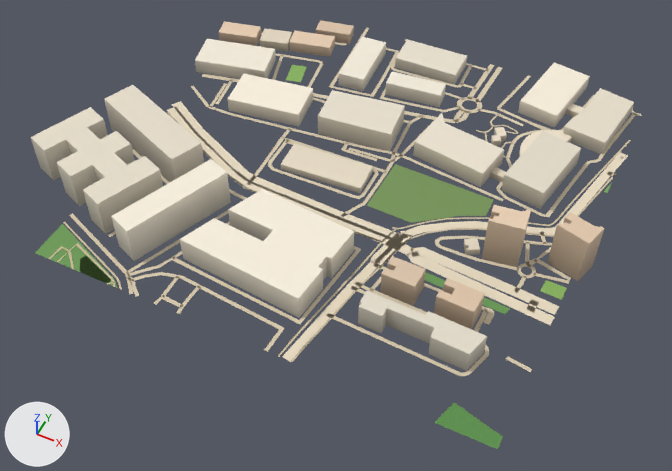
What one commit did to the glTF model public/assets/bengaluru-region-v1/tiles/t22_-11-l0.glb.
One viewpoint serves both versions: a 50 mm camera at (11554.0, -5919.0, 724.0) aimed at (11249.0, -5310.0, -38.0). The axes (+X, +Y, +Z) are drawn at lower left. The lights are the same throughout. The first picture is the older version. Vertices at exactly the same position are counted once.

In view in the first picture: 'building', 'ground'.
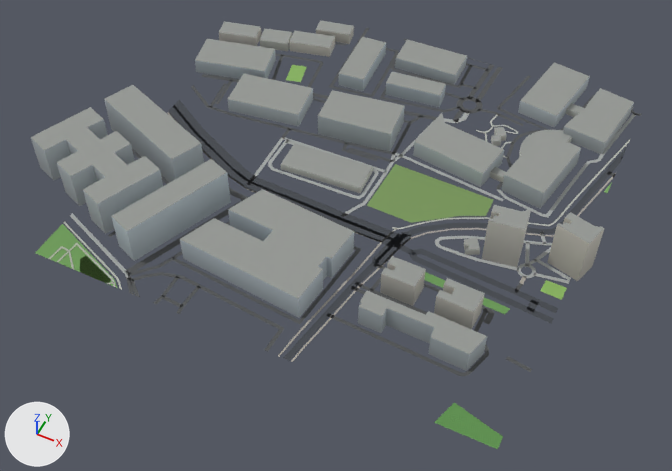
Changed parts and their boxes (x1, y1, x2, y2) in the pictures (672 x 471 px; the box of a moved part takes in the faces that stretch with it):
'ground', reshaped
    before: (35, 28, 642, 449)
    after: (35, 28, 641, 449)
part 1 of me_building, recoloured (darker)
    both: (31, 20, 634, 371)
part 2 of me_ground, moved or reshaped
    before: (394, 242, 414, 256)
    after: (397, 244, 413, 254)
part 3 of me_ground, rebuilt
    before: (406, 152, 628, 237)
    after: (406, 147, 627, 235)
part 4 of me_ground, rebuilt (mostly hidden)
    before: (229, 189, 247, 200)
    after: (229, 187, 248, 200)
part 5 of me_ground, rebuilt
    before: (410, 247, 559, 315)
    after: (411, 249, 558, 313)
part 6 of me_ground, rebuilt
    before: (408, 251, 555, 325)
    after: (409, 252, 554, 324)
part 7 of me_ground, rebuilt
    before: (126, 210, 228, 273)
    after: (126, 199, 245, 274)
part 8 of me_ground, moved or reshaped
    both: (57, 33, 346, 308)
part 9 of me_ground, moved or reshaped
    before: (271, 137, 400, 362)
    after: (264, 137, 399, 361)
part 10 of me_ground, moved or reshaped
    before: (405, 39, 642, 177)
    after: (404, 39, 641, 192)
part 11 of me_ground, moved or reshaped
    both: (474, 202, 571, 332)
part 12 of me_ground, recoloured
    both: (48, 28, 638, 376)

The change, as a diff of the scene's bpy script:
```diff
--- a/public/assets/bengaluru-region-v1/tiles/t22_-11-l0.glb.py
+++ b/public/assets/bengaluru-region-v1/tiles/t22_-11-l0.glb.py
@@ me_building @@
 # used by ob_building; location = (11000.0, -5500.0, 0.0)
-me_building.from_pydata(...)  # 582 vertices, 818 faces; spans x -76.0..515.0, y 37.0..517.0, z 0.0..57.0
+me_building.from_pydata(...)  # 582 vertices, 1040 faces; spans x -76.0..515.0, y 37.0..517.0, z 0.0..57.0
+# me_building part 1: 818 kept faces spanning x -76.0..515.0, y 37.0..517.0, z 0.0..57.0 get new vertex colours
+# edits to the shape of me_building do not show in these pictures
 me_building.materials.append(mat_building)
@@ me_ground @@
 # used by ob_ground; location = (11000.0, -5500.0, 0.0)
-me_ground.from_pydata(...)  # 1497 vertices, 1281 faces; spans x -3.0..505.0, y -2.0..502.0, z 1.0
+me_ground.from_pydata(...)  # 1534 vertices, 1316 faces; spans x 0.0..500.0, y 0.0..500.0, z 1.0
+# me_ground part 2: the loose piece of 6 vertices spanning x 326.0..345.0, y 167.0..181.0, z 1.0 is scaled about its middle by (0.994, 0.596, 1)
+# me_ground part 3: the loose piece of 28 vertices spanning x 326.0..505.0, y 191.0..415.0, z 1.0 is rebuilt with 28 vertices and now spans x 327.0..500.0, y 192.0..429.0, z 1.0
+# me_ground part 4: the loose piece of 24 vertices spanning x -1.0..177.0, y 160.0..219.0, z 1.0 is rebuilt with 28 vertices and now spans x 0.0..177.0, y 159.0..232.0, z 1.0
+# me_ground part 5: the loose piece of 14 vertices spanning x 341.0..501.0, y 161.0..185.0, z 1.0 is rebuilt with 14 vertices and now spans x 342.0..500.0, y 163.0..182.0, z 1.0
+# me_ground part 6: the loose piece of 14 vertices spanning x 340.0..501.0, y 147.0..177.0, z 1.0 is rebuilt with 14 vertices and now spans x 342.0..500.0, y 150.0..175.0, z 1.0
+# me_ground part 7: the loose piece of 10 vertices spanning x 98.0..158.0, y 19.0..163.0, z 1.0 is rebuilt with 10 vertices and now spans x 96.0..160.0, y 18.0..164.0, z 1.0
+# me_ground part 8: 47 vertices moved from x -3.0..131.0, y -2.0..449.0, z 1.0 to x 0.0..131.0, y 0.0..449.0, z 1.0; 20 vertices removed from x -3.0..149.0, y -1.0..383.0, z 1.0; 30 vertices added at x 0.0..150.0, y 0.0..386.0, z 1.0
+# me_ground part 9: 10 vertices moved from x 140.0..326.0, y 142.0..280.0, z 1.0 to x 141.0..325.0, y 142.0..281.0, z 1.0; 26 vertices removed from x 288.0..328.0, y -1.0..186.0, z 1.0; 30 vertices added at x 269.0..327.0, y 0.0..185.0, z 1.0
+# me_ground part 10: 10 vertices moved from x 196.0..499.0, y 372.0..501.0, z 1.0 to x 196.0..500.0, y 378.0..500.0, z 1.0; 13 vertices removed from x 193.0..501.0, y 378.0..502.0, z 1.0; 27 vertices added at x 191.0..500.0, y 372.0..500.0, z 1.0
+# me_ground part 11: 11 vertices moved from x 441.0..500.0, y 134.0..284.0, z 1.0 to x 441.0..500.0, y 134.0..285.0, z 1.0; 7 vertices removed from x 436.0..501.0, y 107.0..252.0, z 1.0; 12 vertices added at x 436.0..500.0, y 106.0..252.0, z 1.0
+# me_ground part 12: 982 kept faces spanning x 0.0..500.0, y 0.0..500.0, z 1.0 get new vertex colours; the middle colour goes from beige #d7c9ae to dark grey #535556
+# other edits to the shape of me_ground do not show in these pictures
 me_ground.materials.append(mat_ground)
```
